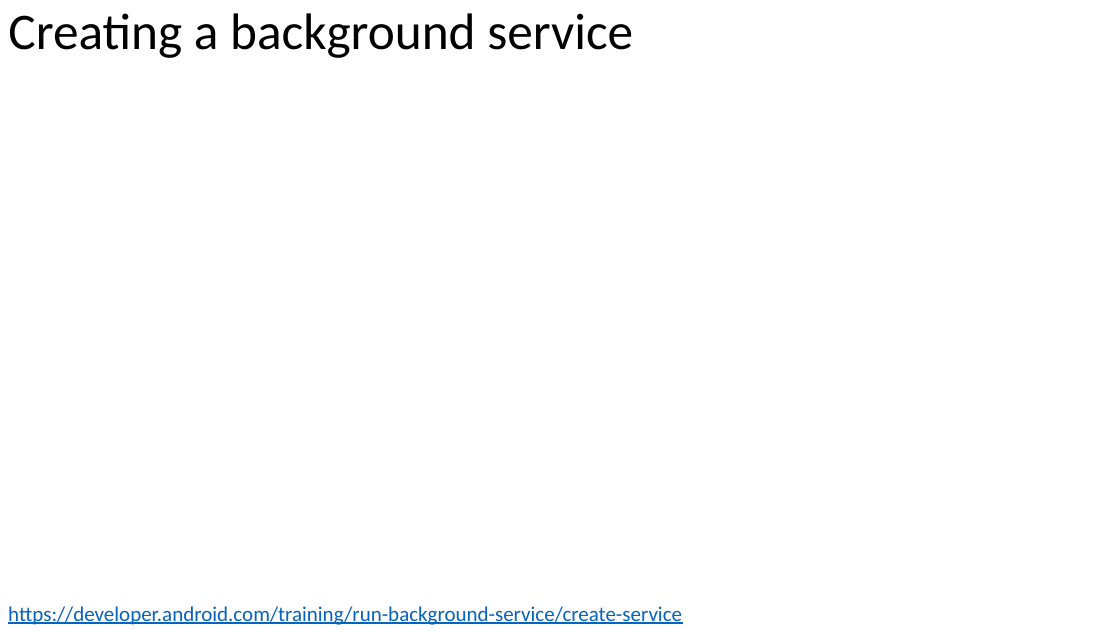
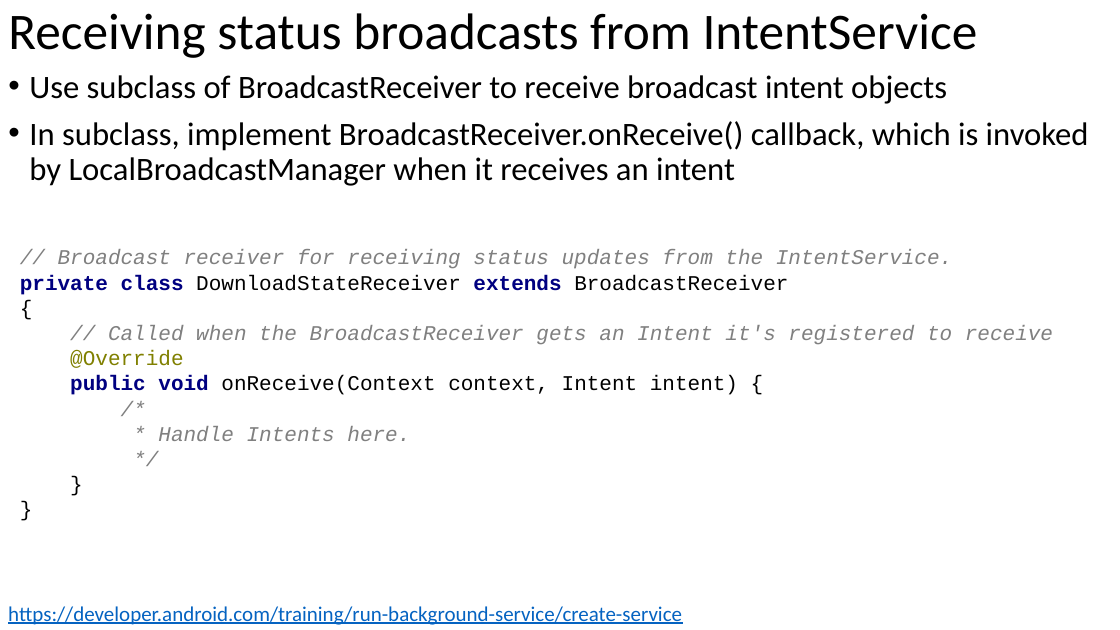
Before and after one commit to russellu/cs230, a slide deck: slide 25 of Lecture_08.pptx (slide 24 before the commit). Drawn at 1120x630 pixels with LibreOffice and Linux fonts; fonts in the diff are those of the drawing. Boxes give left, top, right and bottom in pixels: in the first picture for what was removed or moved away, otherwise in the second. Text is boxed around its words. In the diff, an @@ line names an element or a change of style, - is before the commit and + after.

```diff
--- a/Lecture_08.pptx
+++ b/Lecture_08.pptx
@@ title at bbox=[8, 13, 978, 58]: text changed @@
-Creating a background service
+Receiving status broadcasts from IntentService
@@ text added at bbox=[29, 75, 1089, 186], 28 pt, text #000000 @@
+• Use subclass of BroadcastReceiver to receive broadcast intent objects
+• In subclass, implement BroadcastReceiver.onReceive() callback, which is invoked by LocalBroadcastManager when it receives an intent
@@ text added at bbox=[20, 249, 1053, 441], 18 pt, text #808080, italic @@
+// Broadcast receiver for receiving status updates from the IntentService.
+private class DownloadStateReceiver extends BroadcastReceiver
+{
+// Called when the BroadcastReceiver gets an Intent it's registered to receive
+@Override
+public void onReceive(Context context, Intent intent) {
+/*
+* Handle Intents here.
+*/
+}
+}
```
Also in this commit, not shown: 5 other slides changed, 5 slides added, 1 slide removed.
